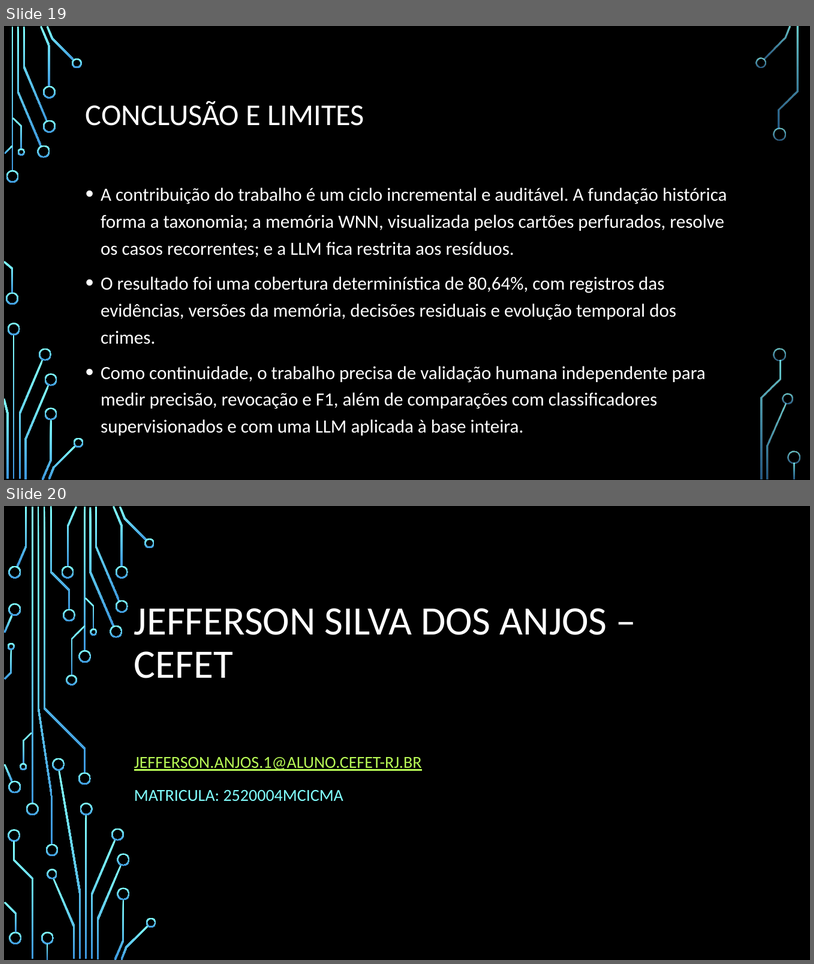
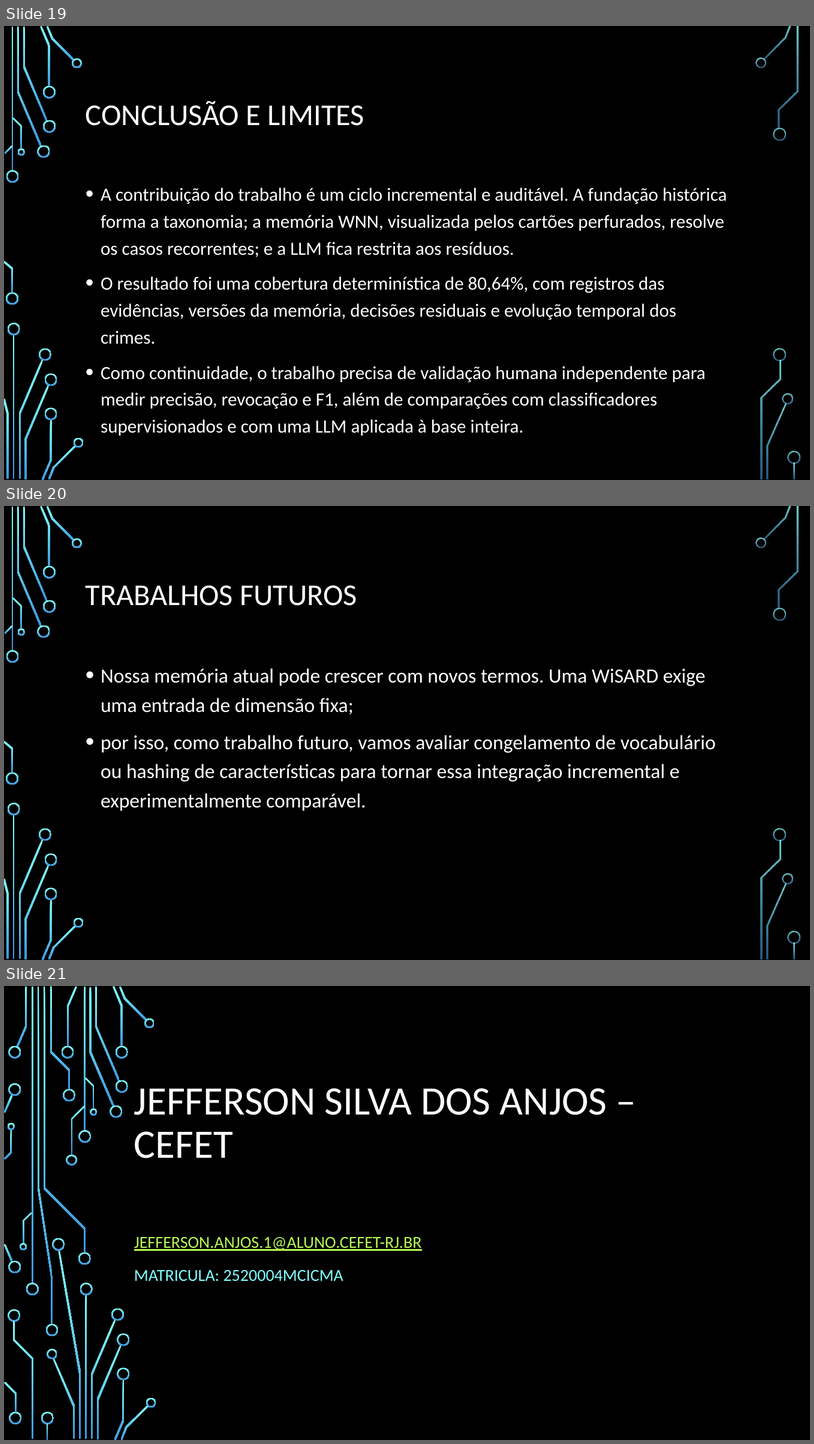
Before and after one commit to 0rakul0/NT_PF, a slide deck: output/Classificação Incremental e Auditável de Crimes em Notícias.pptx. Shown one above the other, each under a label of ours: slides 19 and 20 before the commit, slides 19, 20 and 21 after it. The pictures are 814x964 and 814x1444 pixels, drawn with LibreOffice and Linux fonts; fonts in the diff are those of the drawing; background and template pictures are left out. Boxes give left, top, right and bottom in pixels: in the first picture for what was removed or moved away, otherwise in the second. Text is boxed around its words. In the diff, an @@ line names an element or a change of style, - is before the commit and + after.

```diff
--- a/output/Classificação Incremental e Auditável de Crimes em Notícias.pptx
+++ b/output/Classificação Incremental e Auditável de Crimes em Notícias.pptx
@@ slide 20 added at bbox=[4, 506, 810, 960], background picture (left out); not listed: 36 template elements that a slide beside it also shows @@
@@ title added at bbox=[86, 585, 357, 606], 36 pt, text #FFFFFF @@
+TRABALHOS FUTUROS
@@ text added at bbox=[101, 668, 716, 811], 24 pt, text #FFFFFF @@
+• Nossa memória atual pode crescer com novos termos. Uma WiSARD exige uma entrada de dimensão fixa;
+• por isso, como trabalho futuro, vamos avaliar congelamento de vocabulário ou hashing de características para tornar essa integração incremental e experimentalmente comparável.
@@ what was slide 20 is now slide 21 @@
```
